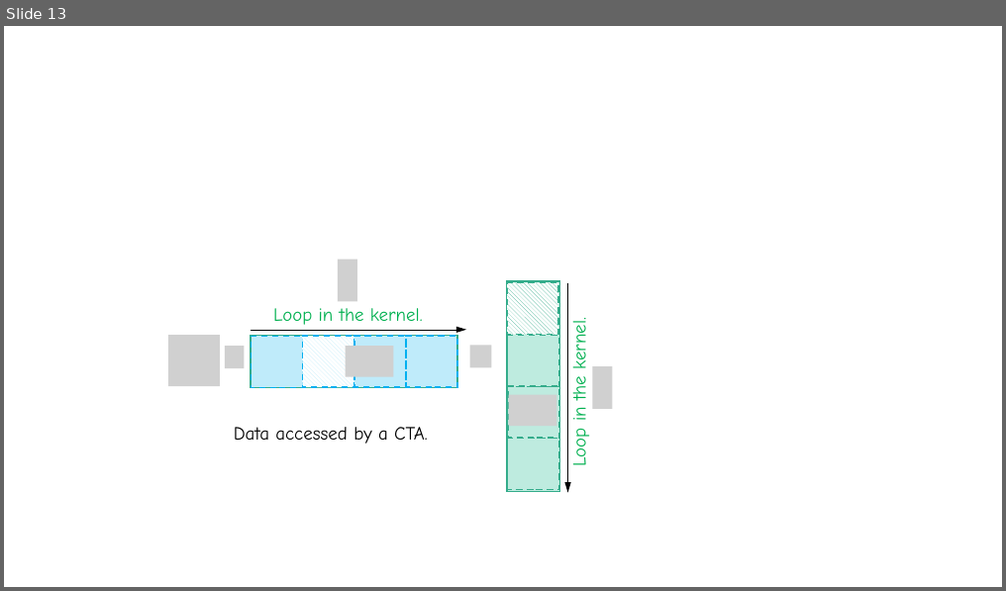
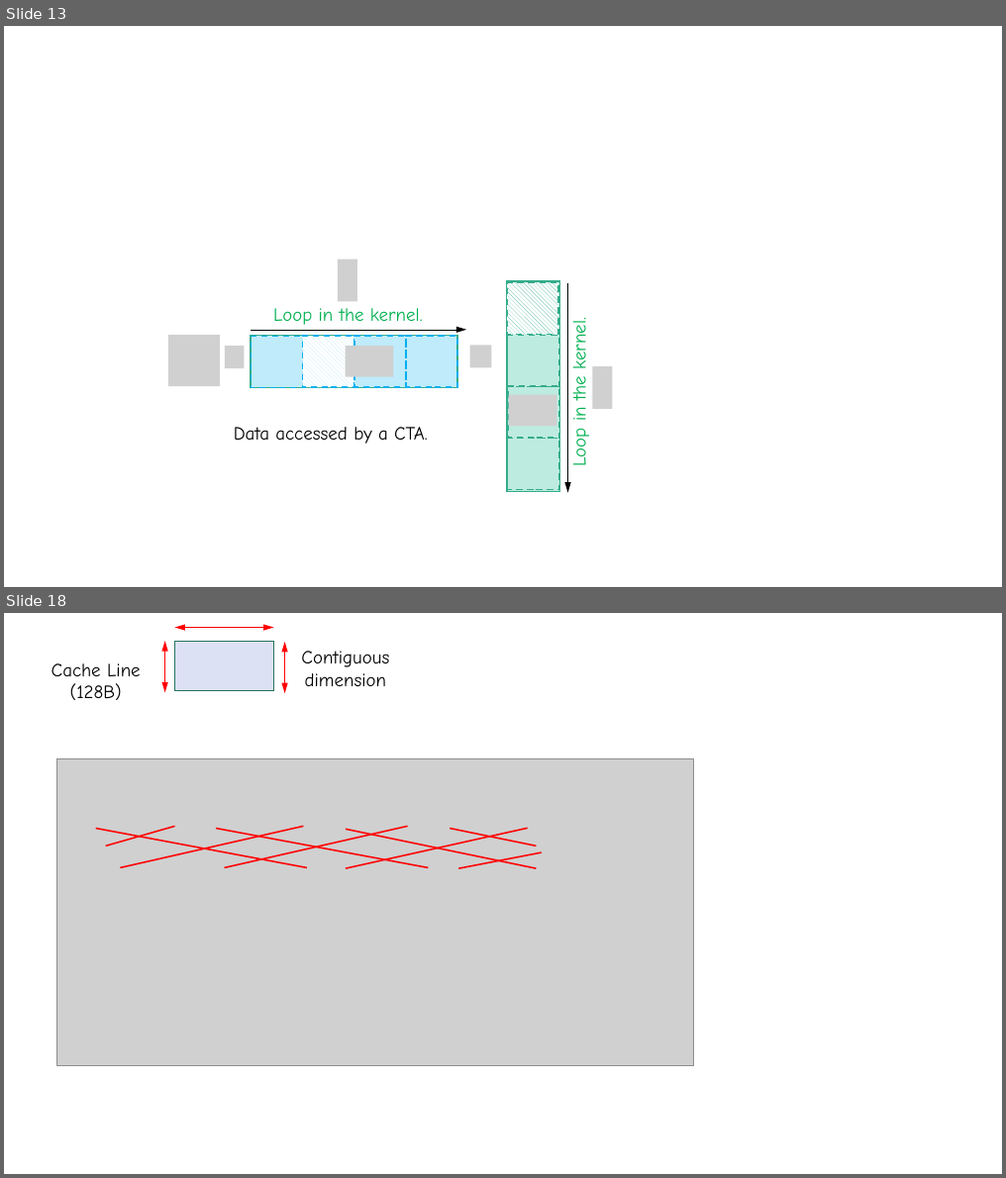
Before and after one commit to lcy-seso/DLFrameworkTest, a slide deck: Cuda/sgemm/figures/GEMM-on-GPU.pptx. Shown one above the other, each under a label of ours: slide 13 before the commit, slides 13 and 18 after it; the slides between them are not shown. The pictures are 1006x591 and 1006x1178 pixels, drawn with LibreOffice and Linux fonts; fonts in the diff are those of the drawing; grey boxes stand for pictures. Boxes give left, top, right and bottom in pixels: in the first picture for what was removed or moved away, otherwise in the second. Text is boxed around its words. In the diff, an @@ line names an element or a change of style, - is before the commit and + after.

```diff
--- a/Cuda/sgemm/figures/GEMM-on-GPU.pptx
+++ b/Cuda/sgemm/figures/GEMM-on-GPU.pptx
@@ slide 18 added at (4, 613, 1002, 1174), background #FFFFFF @@
@@ double arrow added from (165, 641) to (165, 692), #FF0000 0.5 pt @@
@@ rectangle added at (174, 642, 273, 691), fill #DCE1F4, outline #23735D 1 pt @@
@@ double arrow added from (273, 627) to (174, 627), #FF0000 0.5 pt @@
@@ double arrow added from (285, 642) to (285, 693), #FF0000 0.5 pt @@
@@ text added at (52, 663, 141, 700), 18 pt, text #000000 @@
+Cache Line
+(128B)
@@ text added at (301, 651, 389, 686), 18 pt, text #000000 @@
+Contiguous dimension
@@ picture added at (57, 759, 693, 1065) @@
@@ line added from (96, 829) to (307, 868), #FF0000 1.5 pt @@
@@ line added from (106, 846) to (174, 827), #FF0000 1.5 pt @@
@@ line added from (120, 868) to (303, 827), #FF0000 1.5 pt @@
@@ line added from (216, 829) to (429, 868), #FF0000 1.5 pt @@
@@ line added from (224, 868) to (408, 827), #FF0000 1.5 pt @@
@@ line added from (346, 869) to (528, 828), #FF0000 1.5 pt @@
@@ line added from (346, 830) to (537, 869), #FF0000 1.5 pt @@
@@ line added from (450, 829) to (537, 846), #FF0000 1.5 pt @@
@@ line added from (459, 869) to (542, 853), #FF0000 1.5 pt @@
```
Also in this commit, not shown: 4 other slides added, 20 other files.
